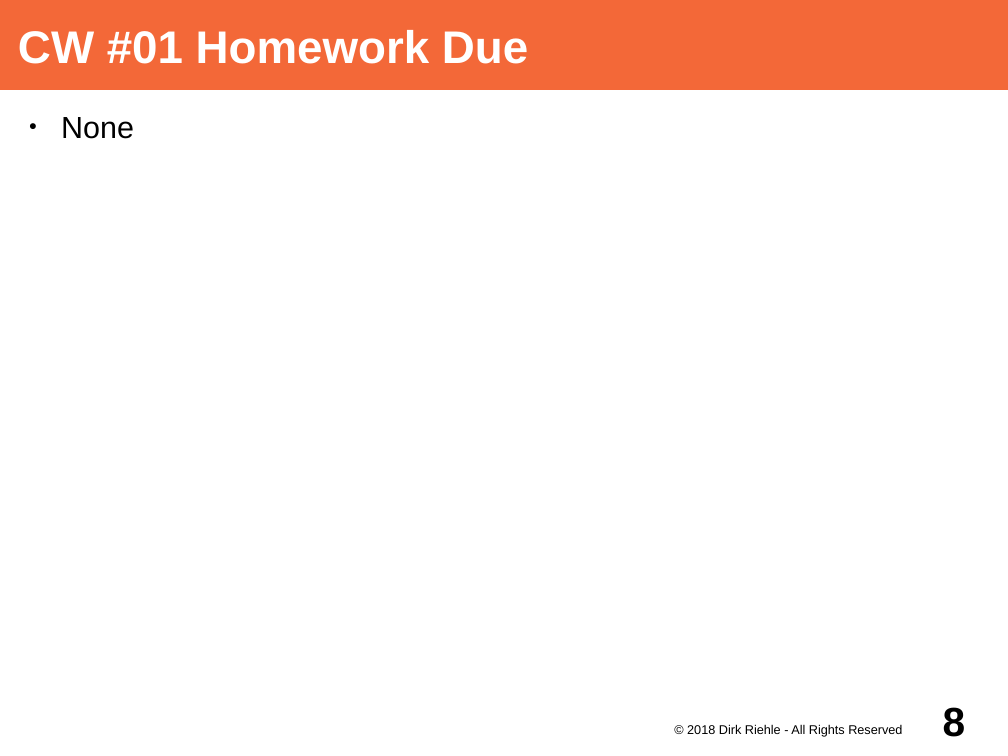
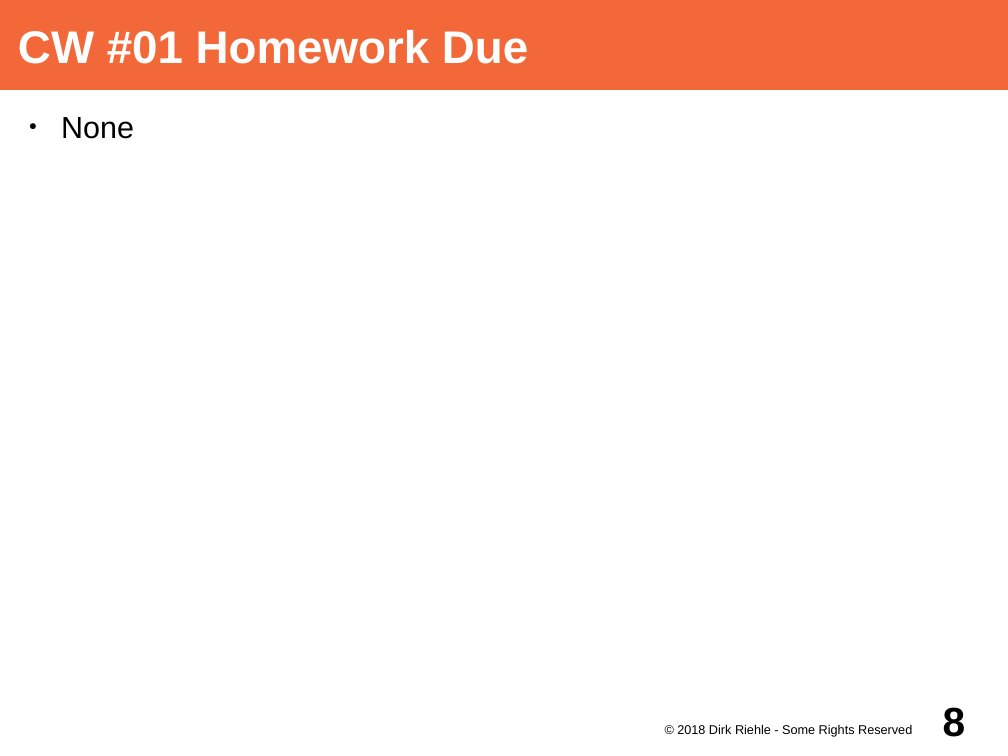
Before and after one commit to dirkriehle/adap-course, a slide deck: slide 8 of Lecture Slides/ADAP A02 - Course Schedule.odp. Drawn at 1008x756 pixels with LibreOffice and Linux fonts; fonts in the diff are those of the drawing. Boxes give left, top, right and bottom in pixels: in the first picture for what was removed or moved away, otherwise in the second. Text is boxed around its words. In the diff, an @@ line names an element or a change of style, - is before the commit and + after.

```diff
--- a/Lecture Slides/ADAP A02 - Course Schedule.odp
+++ b/Lecture Slides/ADAP A02 - Course Schedule.odp
@@ text at (677, 724, 912, 737): text changed @@
-© 2018 Dirk Riehle - All Rights Reserved
+© 2018 Dirk Riehle - Some Rights Reserved
```
Also in this commit, not shown: 46 other slides changed, 37 other files.
